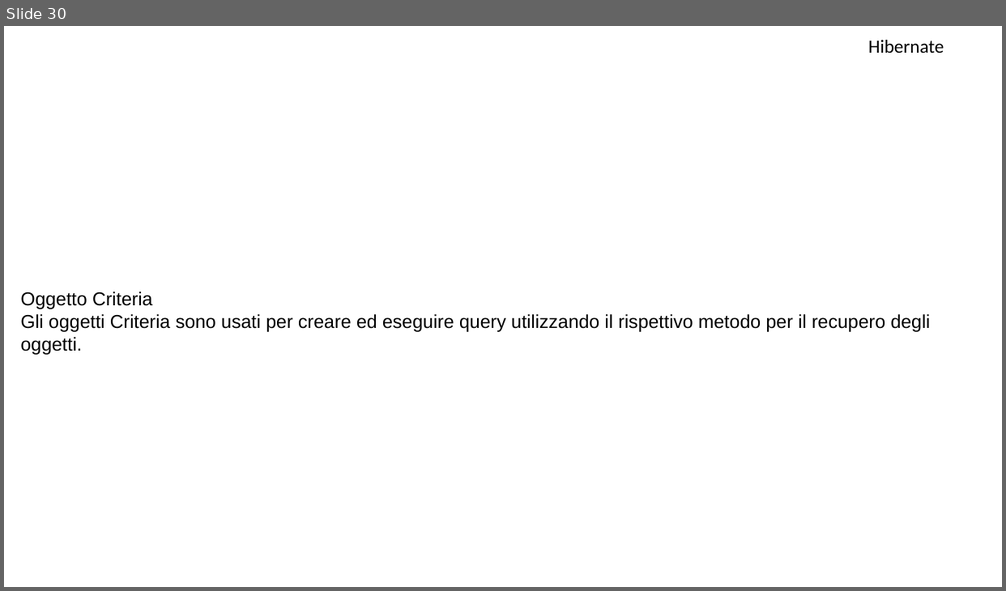
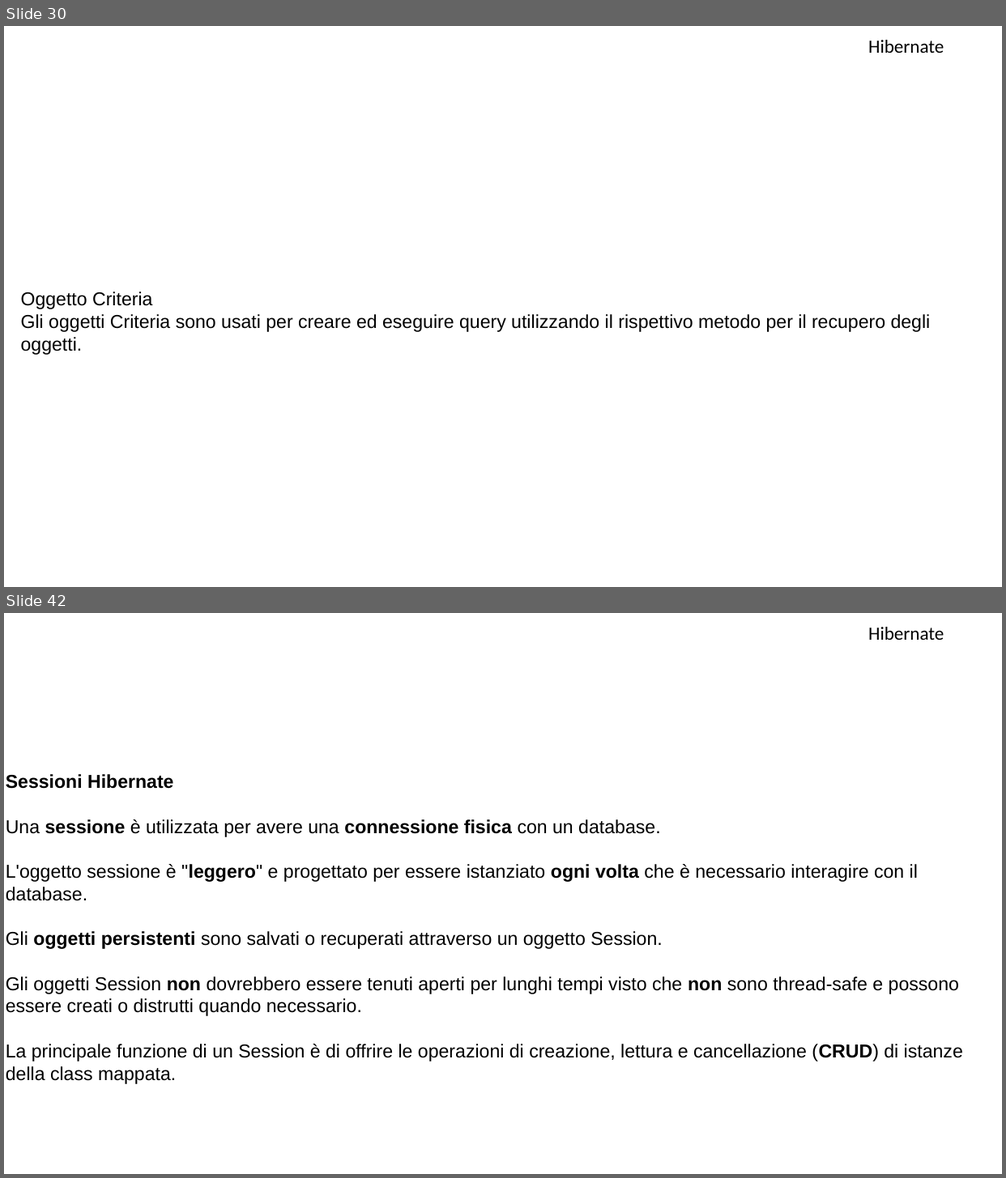
Before and after one commit to MarioMoro/Corso-Java-2019, a slide deck: Hibernate.pptx. Shown one above the other, each under a label of ours: slide 30 before the commit, slides 30 and 42 after it; the slides between them are not shown. The pictures are 1006x591 and 1006x1178 pixels, drawn with LibreOffice and Linux fonts; fonts in the diff are those of the drawing; background and template pictures are left out. Boxes give left, top, right and bottom in pixels: in the first picture for what was removed or moved away, otherwise in the second. Text is boxed around its words. In the diff, an @@ line names an element or a change of style, - is before the commit and + after.

```diff
--- a/Hibernate.pptx
+++ b/Hibernate.pptx
@@ slide 42 added at (x1=4, y1=613, x2=1002, y2=1174), background picture (left out) @@
@@ text added at (x1=868, y1=627, x2=944, y2=640), 18 pt, text #000000 @@
+Hibernate
@@ text added at (x1=6, y1=774, x2=963, y2=1084), 18 pt, text #000000 @@
+Sessioni Hibernate
+Una sessione è utilizzata per avere una connessione fisica con un database.
+L'oggetto sessione è "leggero" e progettato per essere istanziato ogni volta che è necessario interagire con il database.
+Gli oggetti persistenti sono salvati o recuperati attraverso un oggetto Session.
+Gli oggetti Session non dovrebbero essere tenuti aperti per lunghi tempi visto che non sono thread-safe e possono essere creati o distrutti quando necessario.
+La principale funzione di un Session è di offrire le operazioni di creazione, lettura e cancellazione (CRUD) di istanze della class mappata.
```
Also in this commit, not shown: 2 slides changed, 26 other slides added, 5 other files.
